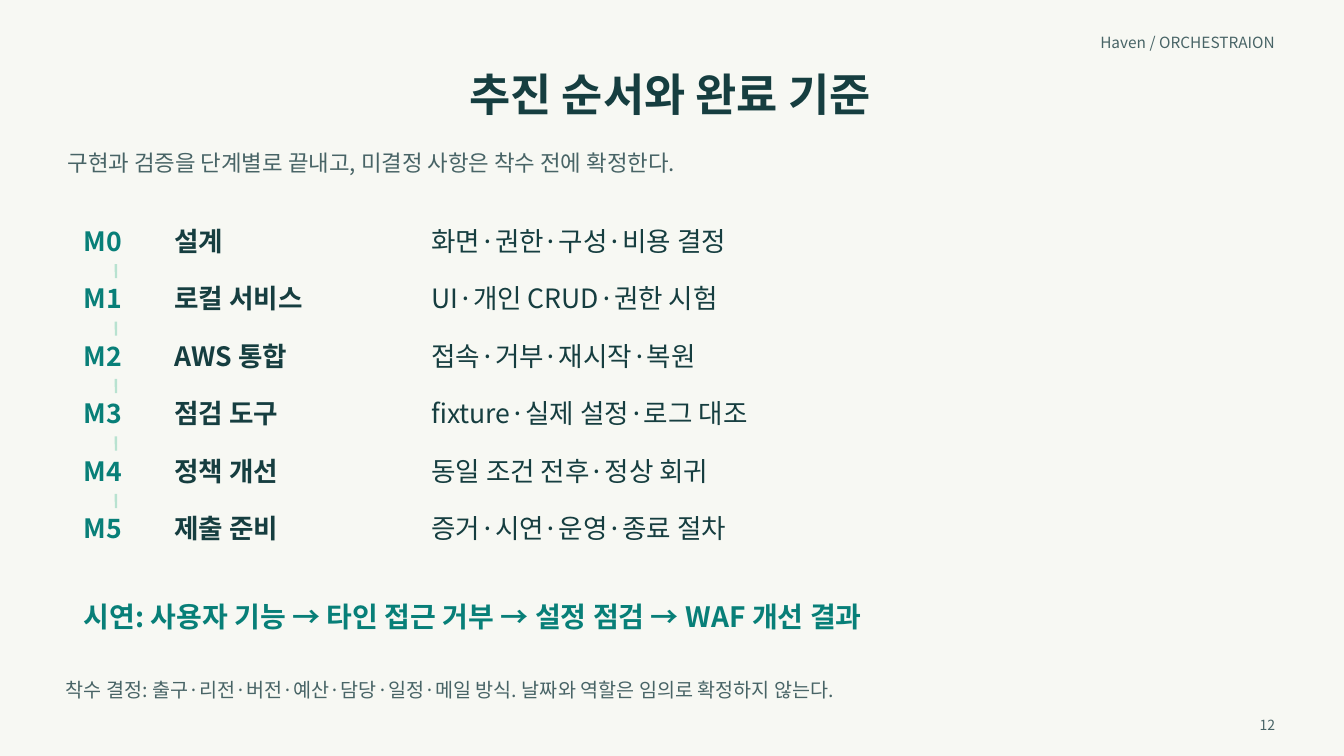
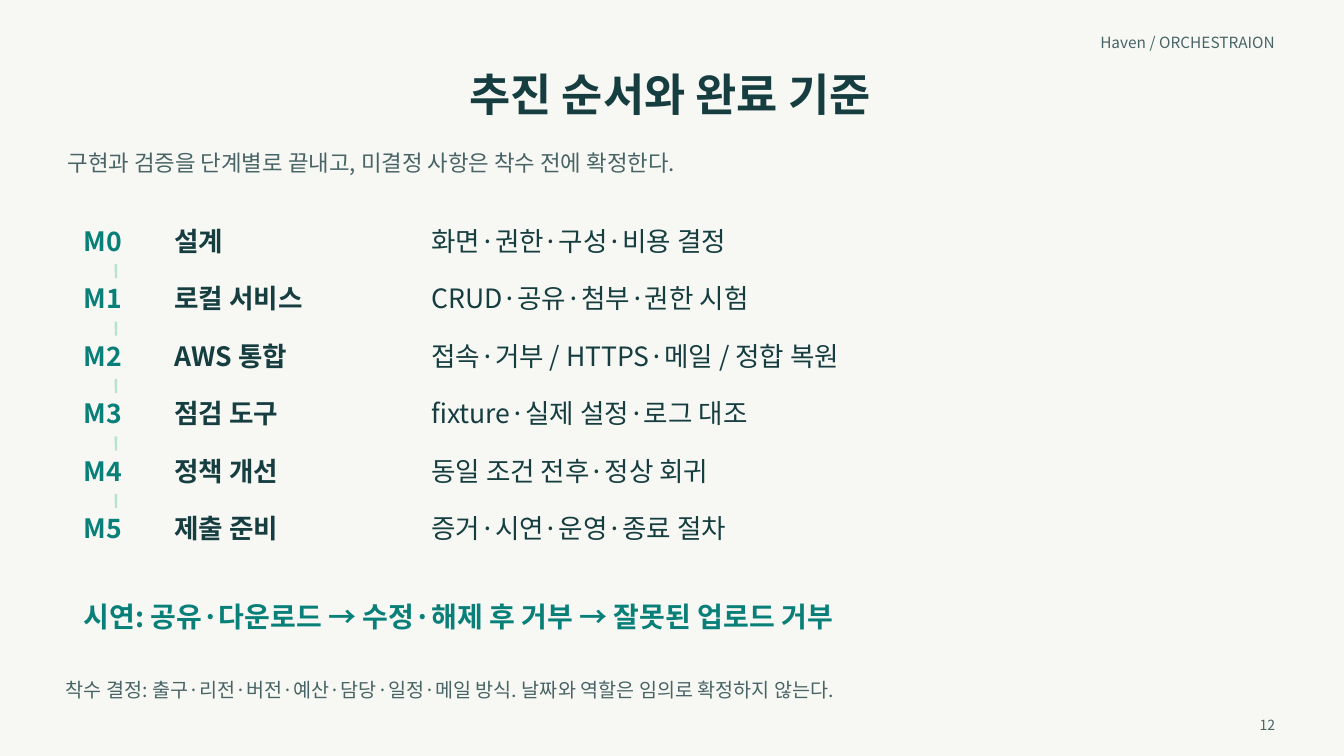
Before and after one commit to MinsooAhn02/Haven, a slide deck: slide 12 of docs/발표/Haven_통합계획_기반_프로젝트계획서_초안.pptx. Drawn at 1344x756 pixels with LibreOffice and Linux fonts; fonts in the diff are those of the drawing. Boxes give left, top, right and bottom in pixels: in the first picture for what was removed or moved away, otherwise in the second. Text is boxed around its words. In the diff, an @@ line names an element or a change of style, - is before the commit and + after.

```diff
--- a/docs/발표/Haven_통합계획_기반_프로젝트계획서_초안.pptx
+++ b/docs/발표/Haven_통합계획_기반_프로젝트계획서_초안.pptx
@@ text at bbox=[431, 285, 749, 310]: text changed @@
-UI·개인 CRUD·권한 시험
+CRUD·공유·첨부·권한 시험
@@ text at bbox=[431, 343, 839, 368]: text changed @@
-접속·거부·재시작·복원
+접속·거부 / HTTPS·메일 / 정합 복원
@@ text at bbox=[84, 603, 833, 630]: text changed @@
-시연: 사용자 기능 → 타인 접근 거부 → 설정 점검 → WAF 개선 결과
+시연: 공유·다운로드 → 수정·해제 후 거부 → 잘못된 업로드 거부
```
Also in this commit, not shown: 10 other slides changed, 1 slide added, 1 slide removed, 7 other files.
